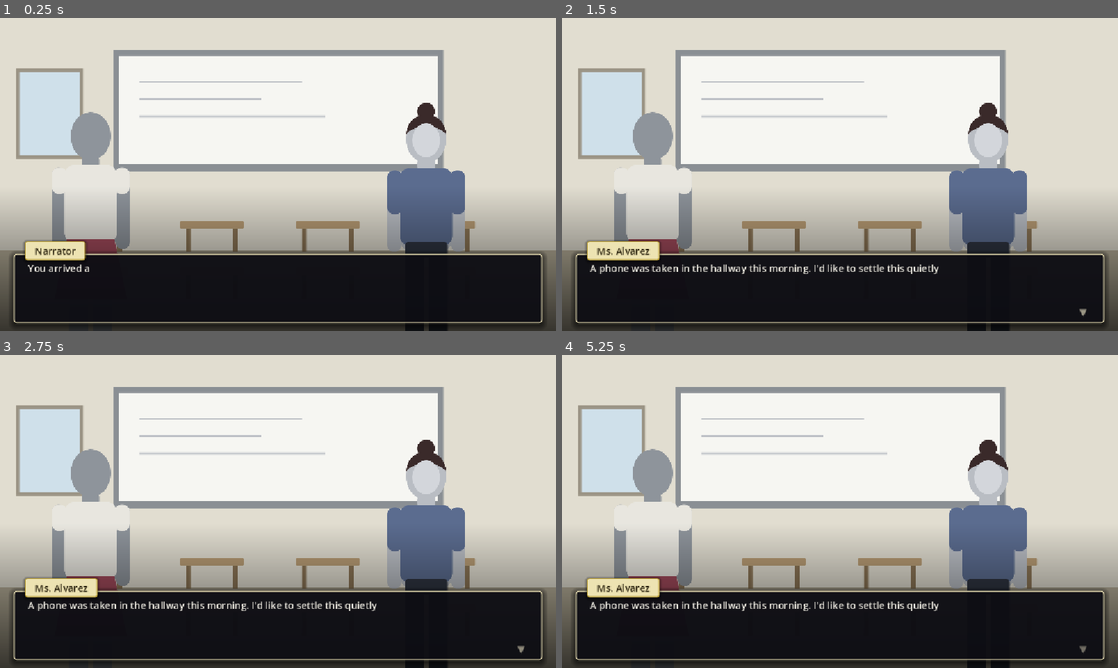
Above: before the commit, frames 1-4 (two rows, left to right).
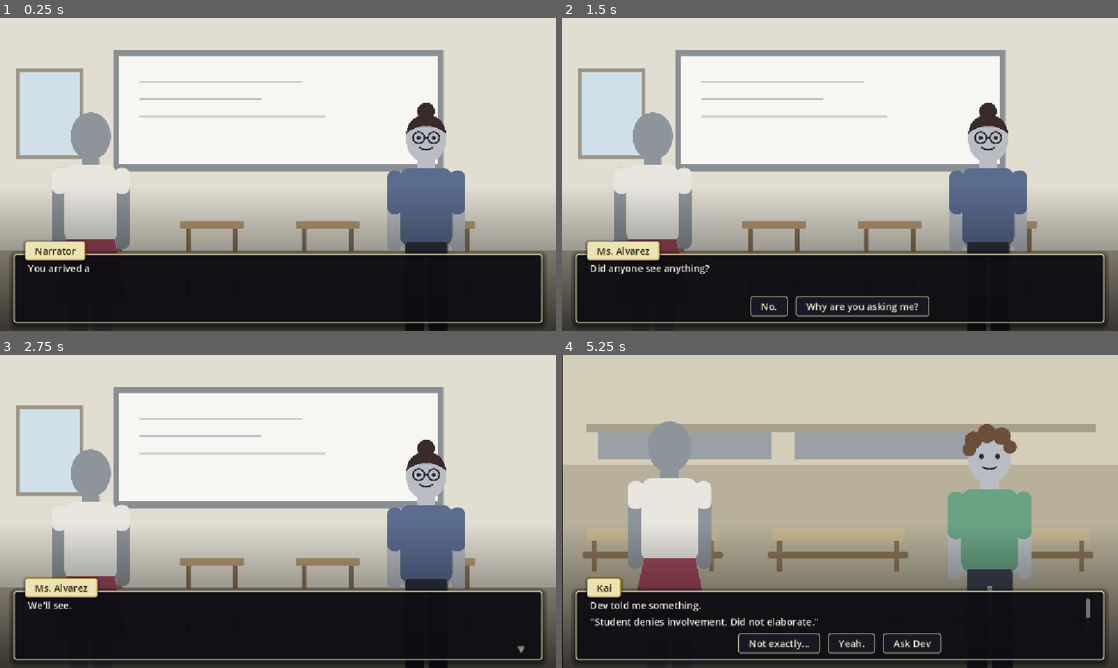
Above: after the commit, the same moments.

Repository: Samsong1018/philosophy
Game: Godot game, scene res://Scenes/scene_four.tscn
Same seed, same stepped clock (60 frames per second), same inputs: the game is played once before the commit and once after it. This scene is started directly instead of the project's main scene.
Inputs (mouse positions are in pixels of both pictures, inside the frame that each line leads up to):
- Up to frame 1 (0.25 s): no input
- Up to frame 2 (1.5 s): tap Enter (ui_accept) at 0.5, 0.77, 1.25 s; move the mouse to (962, 158) at 0.52 s; click (962, 158) at 0.67 s; move the mouse to (728, 190) at 1.27 s; click (728, 190) at 1.42 s
- Up to frame 3 (2.75 s): tap Enter (ui_accept) at 1.52 s; click (205, 642) at 2 s, where only the run after the commit has a clickable "No."
- Up to frame 4 (5.25 s): tap Enter (ui_accept) at 2.75, 3.77, 4.52, 5 s; move the mouse to (895, 442) at 2.77 s; click (895, 442) at 2.92 s; move the mouse to (812, 574) at 3.52 s; click (812, 574) at 3.67 s; move the mouse to (1006, 558) at 4.27 s; click (1006, 558) at 4.42 s; move the mouse to (673, 464) at 5.02 s; click (673, 464) at 5.17 s

The runs differ from the first frame. In frame 1, 0.4% of the frame differs, in the area x 74-80%, y 33-45%; in frame 2, 1.9%; in frame 3, 1.2%; in frame 4, 56%, in the area x 0-100%, y 0-100%.
Error before the commit: Attempt to call function 'ask' in base 'null instance' on a null instance. (res://Scripts/scene_four.gd:17)

Commit message:
ending and some touchups

Diff:
--- a/Scenes/ending.tscn
+++ b/Scenes/ending.tscn
@@ -1,3 +1,99 @@
 [gd_scene format=3 uid="uid://cqj1f1r035oq3"]
 
-[node name="ending" type="Node2D" unique_id=1487618100]
+[ext_resource type="Script" uid="uid://b5it572v04xdv" path="res://Scripts/ending.gd" id="1_ending"]
+[ext_resource type="Texture2D" uid="uid://b0dso3peevpah" path="res://Assets/bg_hallway.svg" id="2_hall"]
+[ext_resource type="Texture2D" uid="uid://mmcqr1nrl2sj" path="res://Assets/char_player_base.svg" id="3_player"]
+[ext_resource type="Texture2D" uid="uid://x5g7a2mhp5f" path="res://Assets/char_rowan.svg" id="4_rowan"]
+[ext_resource type="PackedScene" path="res://Scenes/text_box.tscn" id="5_textbox"]
+
+[node name="ending" type="Node2D" unique_id=1589811159]
+script = ExtResource("1_ending")
+
+[node name="Background" type="Sprite2D" parent="." unique_id=1719975765]
+position = Vector2(576, 324)
+texture = ExtResource("2_hall")
+
+[node name="player" type="Node2D" parent="." unique_id=1899718108]
+visible = false
+position = Vector2(181, 450)
+scale = Vector2(0.615, 0.615)
+
+[node name="body" type="Sprite2D" parent="player" unique_id=260037888]
+texture = ExtResource("3_player")
+
+[node name="clothes" type="Sprite2D" parent="player" unique_id=778526938]
+
+[node name="rowan" type="Node2D" parent="." unique_id=1812982540]
+visible = false
+position = Vector2(908, 456)
+scale = Vector2(0.615, 0.615)
+
+[node name="Sprite2D" type="Sprite2D" parent="rowan" unique_id=820879782]
+texture = ExtResource("4_rowan")
+
+[node name="RowanTags" type="Label" parent="." unique_id=1219194184]
+offset_left = 780.0
+offset_top = 190.0
+offset_right = 1040.0
+offset_bottom = 230.0
+theme_override_colors/font_color = Color(0.1, 0.1, 0.12, 1)
+horizontal_alignment = 1
+
+[node name="Columns" type="ColorRect" parent="." unique_id=1469209819]
+visible = false
+offset_left = 40.0
+offset_top = 24.0
+offset_right = 1112.0
+offset_bottom = 470.0
+color = Color(0.05, 0.05, 0.07, 0.85)
+
+[node name="Did" type="Label" parent="Columns" unique_id=90258579]
+layout_mode = 0
+offset_left = 20.0
+offset_top = 16.0
+offset_right = 350.0
+offset_bottom = 360.0
+autowrap_mode = 3
+
+[node name="Said" type="Label" parent="Columns" unique_id=657553678]
+layout_mode = 0
+offset_left = 371.0
+offset_top = 16.0
+offset_right = 701.0
+offset_bottom = 360.0
+autowrap_mode = 3
+
+[node name="Wrote" type="Label" parent="Columns" unique_id=1203867563]
+layout_mode = 0
+offset_left = 722.0
+offset_top = 16.0
+offset_right = 1052.0
+offset_bottom = 360.0
+autowrap_mode = 3
+
+[node name="Tags" type="Label" parent="Columns" unique_id=575242159]
+layout_mode = 0
+offset_left = 20.0
+offset_top = 380.0
+offset_right = 1052.0
+offset_bottom = 430.0
+autowrap_mode = 3
+
+[node name="Black" type="ColorRect" parent="." unique_id=910122654]
+visible = false
+offset_right = 1152.0
+offset_bottom = 648.0
+color = Color(0, 0, 0, 1)
+
+[node name="Final" type="Label" parent="Black" unique_id=992358145]
+layout_mode = 0
+offset_left = 176.0
+offset_top = 240.0
+offset_right = 976.0
+offset_bottom = 400.0
+theme_override_font_sizes/font_size = 30
+horizontal_alignment = 1
+vertical_alignment = 1
+autowrap_mode = 3
+
+[node name="TextBox" parent="." unique_id=779403502 instance=ExtResource("5_textbox")]
--- a/Scenes/main_screen.tscn
+++ b/Scenes/main_screen.tscn
@@ -1,6 +1,7 @@
 [gd_scene format=3 uid="uid://bdmpsslgpyt0h"]
 
 [ext_resource type="Script" uid="uid://b1gtryouxurqf" path="res://Scripts/main_screen.gd" id="1_p8vjv"]
+[ext_resource type="Texture2D" path="res://Assets/char_player_base.svg" id="2_player"]
 
 [node name="MainScreen" type="Control" unique_id=1058477622]
 layout_mode = 3
@@ -11,6 +12,22 @@
 grow_vertical = 2
 script = ExtResource("1_p8vjv")
 
+[node name="Background" type="ColorRect" parent="."]
+layout_mode = 1
+anchors_preset = 15
+anchor_right = 1.0
+anchor_bottom = 1.0
+grow_horizontal = 2
+grow_vertical = 2
+mouse_filter = 2
+color = Color(0.06, 0.06, 0.08, 1)
+
+[node name="Silhouette" type="Sprite2D" parent="."]
+modulate = Color(1, 1, 1, 0.35)
+position = Vector2(900, 380)
+scale = Vector2(0.7, 0.7)
+texture = ExtResource("2_player")
+
 [node name="Center" type="CenterContainer" parent="."]
 layout_mode = 1
 anchors_preset = 15
@@ -19,9 +36,30 @@
 grow_horizontal = 2
 grow_vertical = 2
 
-[node name="start" type="Button" parent="Center" unique_id=750713841]
+[node name="VBox" type="VBoxContainer" parent="Center"]
+layout_mode = 2
+theme_override_constants/separation = 14
+
+[node name="Title" type="Label" parent="Center/VBox"]
+layout_mode = 2
+theme_override_font_sizes/font_size = 96
+text = "Asked"
+horizontal_alignment = 1
+
+[node name="Subtitle" type="Label" parent="Center/VBox"]
+layout_mode = 2
+theme_override_font_sizes/font_size = 20
+text = "an ordinary school day"
+horizontal_alignment = 1
+
+[node name="Gap" type="Control" parent="Center/VBox"]
+custom_minimum_size = Vector2(0, 28)
+layout_mode = 2
+
+[node name="start" type="Button" parent="Center/VBox" unique_id=750713841]
 custom_minimum_size = Vector2(180, 56)
 layout_mode = 2
+size_flags_horizontal = 4
 text = "Start"
 
-[connection signal="pressed" from="Center/start" to="." method="_on_start_pressed"]
+[connection signal="pressed" from="Center/VBox/start" to="." method="_on_start_pressed"]
--- a/Scenes/scene_four.tscn
+++ b/Scenes/scene_four.tscn
@@ -4,7 +4,7 @@
 [ext_resource type="Script" uid="uid://ckcrlxsy1p0ao" path="res://Scripts/scene_four.gd" id="1_7u0en"]
 [ext_resource type="PackedScene" path="res://Scenes/text_box.tscn" id="2_kalhj"]
 [ext_resource type="Texture2D" uid="uid://mmcqr1nrl2sj" path="res://Assets/char_player_base.svg" id="3_kalhj"]
-[ext_resource type="Texture2D" uid="uid://b1ddwjnu1a764" path="res://Assets/char_alvarez_blank.svg" id="5_scx37"]
+[ext_resource type="Texture2D" uid="uid://d4lkl564lft5i" path="res://Assets/char_alvarez.svg" id="5_scx37"]
 
 [node name="scene_four" type="Node2D" unique_id=1027449073]
 script = ExtResource("1_7u0en")
--- /dev/null
+++ b/Scripts/ending.gd
@@ -0,0 +1,63 @@
+extends Node2D
+
+func _ready() -> void:
+	if player.state["clothes"] == 1:
+		$player/clothes.texture = load("res://Assets/char_player_outfit_jeans_tshirt.svg")
+	elif player.state["clothes"] == 0:
+		$player/clothes.texture = load("res://Assets/char_player_outfit_skirt_tshirt.svg")
+
+	# what the day kept: three versions of the same life, side by side
+	$Columns/Did.text = "WHAT YOU DID\n\n" + "\n".join(player.state["actions"])
+	$Columns/Said.text = "WHAT YOU SAID\n\n" + "\n".join(player.state["accounts"])
+	$Columns/Wrote.text = "WHAT THEY WROTE\n\n" + "\n".join(player.state["record"])
+	var tags = []
+	for tag in player.state["tags"]:
+		tags.append(tag + " (" + player.state["tag_sources"].get(tag, "unknown") + ")")
+	$Columns/Tags.text = "Tags: " + ", ".join(tags)
+	$Columns.visible = true
+	await $TextBox.say("??", "Here is what the day kept.")
+	$Columns.visible = false
+
+	# never shown, never recoverable
+	await $TextBox.say("", "Closet stocked by: [unrecoverable]\nWhat your hand knew before you decided: [unrecoverable]\nBefore this morning: [unrecoverable]")
+
+	# the question again, any answer is accepted and none is scored
+	var answer = await $TextBox.ask("??", "That is the what. Now: who are you?")
+	player.state["accounts"].append(answer)
+	await $TextBox.say("??", "That has been given away. You do not get to decide what the next one hears.")
+
+	# role flip: the player's own words come back changed
+	$player.visible = true
+	$rowan.visible = true
+	var said = player.first_clause(answer)
+	for lead in ["i am ", "i'm ", "im "]:
+		if said.to_lower().begins_with(lead):
+			said = said.substr(lead.length())
+	if said == "":
+		await $TextBox.say("Rowan", "Someone told me you wouldn't say.")
+	else:
+		await $TextBox.say("Rowan", "Someone told me you're " + said + ".")
+	await $TextBox.say("Rowan", "I'm new. They said you'd know where things are.")
+
+	var first = await $TextBox.ask("You", "...", ["What are you? Grade, schedule, anything?", "Who are you?", "I'll show you around."])
+	if first == 0:
+		await $TextBox.say("Rowan", "Sophomore. Schedule's in my bag.")
+		$RowanTags.text = "sophomore"
+		await $TextBox.say("Narrator", "You gave them the first question you were given.")
+	elif first == 1:
+		await $TextBox.say("Rowan", "I'm not sure how to say yet. Ask me tomorrow?")
+		await $TextBox.say("Narrator", "You did not need to know who they were to owe them something.")
+	else:
+		await $TextBox.say("Rowan", "Okay.")
+		await $TextBox.say("Narrator", "You offered a place before you asked for an account.")
+
+	# which door
+	await $TextBox.ask("Rowan", "Where's the bathroom?", ["GIRLS", "BOYS", "The single-stall by the nurse's office"])
+	player.state["actions"].append("Told Rowan which door.")
+	await $TextBox.say("Narrator", "You are now one of the people who tells them which door.")
+
+	$Black.visible = true
+	$TextBox.visible = false
+	$Black/Final.text = "You will never finish giving an account of yourself. Someone is waiting to hear it anyway."
+
+	scene_manager.change_scene("res://Scenes/main_screen.tscn")
--- a/Scripts/god_one.gd
+++ b/Scripts/god_one.gd
@@ -15,6 +15,6 @@
 		await $TextBox.say("??", "Those are the words you have. Who gave them to you?")
 		await $TextBox.say("??", "You will be asked again. Not by me.")
 	else:
-		await $TextBox.say("Silence is also an answer. I heart it.")
+		await $TextBox.say("??", "Silence is also an answer. I heard it.")
 
 	scene_manager.change_scene("res://Scenes/scene_four.tscn")
--- a/Scripts/player.gd
+++ b/Scripts/player.gd
@@ -2,6 +2,6 @@
 
 func _ready() -> void:
 	if player.state["clothes"] == 1:
-		$player/clothes.texture = load("res://Assets/char_player_outfit_jeans_tshirt.svg")
+		$clothes.texture = load("res://Assets/char_player_outfit_jeans_tshirt.svg")
 	elif player.state["clothes"] == 0:
-		$player/clothes.texture = load("res://Assets/char_player_outfit_skirt_tshirt.svg")
+		$clothes.texture = load("res://Assets/char_player_outfit_skirt_tshirt.svg")
--- a/Scripts/scene_five.gd
+++ b/Scripts/scene_five.gd
@@ -8,27 +8,38 @@
 
 	await $TextBox.say("Narrator", "You get in line for lunch. Everyone seems to be sitting by gender.")
 	$kai.visible = true
-	await $TextBox.ask("Kai", "(Kai moves his bag from next to him.)\nI'm not asking which table you're from. Who are you?", [])
+	var who = await $TextBox.ask("Kai", "(Kai moves his bag from next to him.)\nI'm not asking which table you're from. Who are you?", [])
+	player.state["accounts"].append(who)
 	await $TextBox.say("Narrator", "Nothing on your silhouette changes. This time, no one was keeping count.")
 
 	var response = 0
-	var question = "Dev told me something. That you " + player.state["record"][player.state["record"].length() - 1] + "I only know what I heard. Tell me the rest."
+	var record = player.state["record"]
+	var heard = record[-1] if record.size() > 0 else "Student was in the hallway this morning."
+	var question = "Dev told me something.\n\"" + heard + "\"\nI only know what I heard. Tell me the rest."
 	response = await $TextBox.ask("Kai", question, ["Not exactly...", "Yeah.", "Ask Dev"])
 
 	if response == 0:
 		var retelling = await $TextBox.ask("You", "What actually happened... ", [])
 		player.state["accounts"].append(retelling)
-		await $TextBox.say("Kai", "Ok that makes sense")
+		var repeated = player.retell(retelling)
+		player.state["record"].append(repeated)
+		await $TextBox.say("Kai", "Ok, so: " + repeated)
 	elif response == 1:
-		$TextBox.say("Kai", "Okay.")
+		await $TextBox.say("Kai", "Okay.")
 	elif response == 2:
-		$TextBox.say("Kai", "*laughs*")
+		await $TextBox.say("Kai", "*laughs*")
 
+	# Kai's word sticks as a tag, no accept/rework/refuse for this one
+	var word = "brave"
 	if player.state["reads"]["conduct"] <= -2:
+		word = "stubborn"
 		await $TextBox.say("Kai", "You're stubborn. I mean it nicely")
 	elif player.state["reads"]["conduct"] >= 2:
+		word = "careful"
 		await $TextBox.say("Kai", "You're careful. Like you check twice.")
 	else:
 		await $TextBox.say("Kai", "You seem braver than you look.")
+	player.state["tags"].append(word)
+	player.state["tag_sources"][word] = "Kai, lunch"
 
 	scene_manager.change_scene("res://Scenes/ending.tscn")
--- a/Scripts/scene_four.gd
+++ b/Scripts/scene_four.gd
@@ -8,29 +8,34 @@
 
 	await $TextBox.say("Narrator", "You arrived at first period...")
 	await $TextBox.say("Ms. Alvarez", "A phone was taken in the hallway this morning. I'd like to settle this quietly")
-	var response = 0
-	if player.state["phone"] == true:
-		response = await $TextBox.ask("Ms. Alvarez", "(she looks at you) Was it you?", ["I picked it up to give it back.", "No.", "Why are you asking me?"])
-	elif player.state["phone"] == false and player.state["reads"]["conduct"] <= -1:
-		response = await $TextBox.ask("Ms. Alvarez", "(she looks at you) Was it you?", ["I picked it up to give it back.", "No.", "Why are you asking me?"])
-	else:
-		response = await $Textbox.ask("Ms. Alvarez", "Did anyone see anything?", ["I picked it up to give it back.", "No.", "Why are you asking me?"])
+	# options are built conditionally, so match on the text, not the index
+	var options = ["No.", "Why are you asking me?"]
+	if player.state["phone"]:
+		options.insert(0, "I picked it up to give it back.")
 
-	if response == 0:
-		player.state["reads"]["conduct"] += 1
-		player.state["accounts"].append("Student admits to taking the phone")
-	elif response == 1 and player.state["phone"] == true:
-		await $TextBox.say("Narrator", "That is not the whole story, and you both know it")
-		player.state["reads"]["conduct"] -= 1
-		player.state["accounts"].append("Student denies involvement, Did not elaborate")
-	elif response == 1 and player.state["phone"] == false:
-		player.state["reads"]["conduct"] -= 1
-		await $TextBox.say("Ms. Alvarez", "We'll see")
-		player.state["accounts"].append("Student became defensive")
-	elif response == 2:
-		player.state["reads"]["conduct"] -= 1
-		player.state["reads"]["belong"] += 1
-		player.state["friction"] += 1
+	var question = "(she looks at you) Was it you?"
+	if not player.state["phone"] and player.state["reads"]["conduct"] > -1:
+		# never created friction, so you're a witness, not a suspect
+		question = "Did anyone see anything?"
+
+	var pick = await $TextBox.ask("Ms. Alvarez", question, options)
+	match options[pick]:
+		"I picked it up to give it back.":
+			player.state["reads"]["conduct"] += 1
+			player.state["record"].append("Student admits to taking the phone.")
+			await $TextBox.say("Ms. Alvarez", "Then give it back.")
+		"No.":
+			player.state["record"].append("Student denies involvement. Did not elaborate.")
+			if player.state["phone"]:
+				player.state["reads"]["conduct"] -= 1
+				await $TextBox.say("Narrator", "That is not the whole story, and you both know it.")
+			else:
+				await $TextBox.say("Ms. Alvarez", "We'll see.")
+		"Why are you asking me?":
+			player.state["reads"]["conduct"] -= 1
+			player.state["reads"]["belong"] += 1
+			player.state["friction"] += 1
+			player.state["record"].append("Student became defensive.")
 
 	if player.state["reads"]["conduct"] <= -3:
 		player.state["record"].append("Detention Slip")
--- a/Scripts/scene_one.gd
+++ b/Scripts/scene_one.gd
@@ -7,10 +7,12 @@
 	if pick == 0:
 		player.state["reads"]["gender"] += 1
 		player.state["clothes"] = 1
+		player.state["actions"].append("Chose the jeans.")
 		$Player/Clothes.texture = load("res://Assets/char_player_outfit_jeans_tshirt.svg")
 	else:
 		player.state["reads"]["gender"] -= 1
 		player.state["clothes"] = 0
+		player.state["actions"].append("Chose the skirt.")
 		$Player/Clothes.texture = load("res://Assets/char_player_outfit_skirt_tshirt.svg")
 
 	# reflex_state 1 = hand goes to the jeans first, 0 = the skirt
--- a/Scripts/scene_three.gd
+++ b/Scripts/scene_three.gd
@@ -18,15 +18,18 @@
 	# side matches the sign of the gender read, girls = -1, boys = 1
 	var gender = player.state["reads"]["gender"]
 	var tag = "girl" if side == -1 else "boy"
+	player.state["actions"].append("Went through the " + tag + "s' door.")
 	if gender * side < 0:
 		# opposite read
 		player.state["reads"]["gender"] += side * 2
 		player.state["reads"]["belong"] -= 1
+		player.state["reads"]["conduct"] -= 1
 		player.state["friction"] += 2
 		# the tag no longer fits, swap it for ??
 		for old in ["boy", "girl"]:
 			if old in player.state["tags"]:
 				player.state["tags"][player.state["tags"].find(old)] = "??"
+				player.state["tag_sources"]["??"] = "the sink"
 		await $TextBox.say("Student", "Uh. Wrong one?")
 	elif gender * side > 0:
 		# leading read
@@ -34,6 +37,7 @@
 		player.state["reads"]["belong"] += 1
 		if not tag in player.state["tags"]:
 			player.state["tags"].append(tag)
+			player.state["tag_sources"][tag] = "the sink, Room 114"
 		await $TextBox.say("Narrator", "Nothing happens. That is how you know it went right")
 		var pronoun = "she" if side == -1 else "he"
 		await $TextBox.say("Other Student", "(To another student) Hey is " + pronoun + " in your chem class?")
--- a/Scripts/scene_two.gd
+++ b/Scripts/scene_two.gd
@@ -18,6 +18,7 @@
 	var reply = await $TextBox.ask("Dev", question, ["> Yeah.", "> Why does it matter?", "> Depends who's asking."])
 	if reply == 0:
 		# confirm
+		player.state["reads"]["belong"] += 1
 		if player.state["reads"]["gender"] == 1:
 			player.state["reads"]["gender"] += 1
 		elif player.state["reads"]["gender"] == -1:
@@ -37,6 +38,7 @@
 	var pickup = await $TextBox.ask("You", "You notice a phone lying on the ground. Do you pick it up?", ["Yes", "No"])
 	if pickup == 0:
 		player.state["phone"] = true
+		player.state["actions"].append("Picked up a phone.")
 		$Phone.visible = false
 	else:
 		player.state["phone"] = false
@@ -49,6 +51,7 @@
 		var relation = await $TextBox.ask("???", "You just received a new tag: " + tag + ". Do you choose to accept?", ["Accept", "Rework", "Refuse"])
 		if relation == 0:
 			player.state["tags"].append(tag)
+			player.state["tag_sources"][tag] = "Dev, hallway"
 		else:
 			# TODO: rework should let the player type a replacement word (max 3 words),
 			# refuse should hide the tag and cost belong -1. Both just halve the read for now
--- a/Scripts/text_box.gd
+++ b/Scripts/text_box.gd
@@ -58,7 +58,7 @@
 	var row = HBoxContainer.new()
 	input_field = LineEdit.new()
 	input_field.size_flags_horizontal = Control.SIZE_EXPAND_FILL
-	input_field.placeholder_text = "Type your answer..."
+	input_field.placeholder_text = "Type your answer (or leave it blank)..."
 	input_field.max_length = MAX_INPUT_LENGTH
 	var submit = Button.new()
 	submit.text = "Submit"
@@ -73,9 +73,8 @@
 func _submit_text() -> void:
 	if not locked or input_field == null:
 		return
+	# empty is a valid answer (silence), so no check on the value
 	var value = input_field.text.strip_edges()
-	if value == "":
-		return
 	locked = false
 	_clear_choices()
 	chosen.emit(value)
--- a/Scripts/you.gd
+++ b/Scripts/you.gd
@@ -11,6 +11,7 @@
 	"clothes": 0,
 	"friction": 0,
 	"tags": [],
+	"tag_sources": {},
 	"accounts": [],
 	"actions": [],
 	"record": [],
@@ -19,3 +20,19 @@
 
 func _ready() -> void:
 	state["reflex_state"] = randi_range(0, 1)
+
+# what NPCs repeat back: only the first clause survives, the qualifiers are dropped
+func first_clause(text: String) -> String:
+	var clause = text
+	for cut in [",", ";", ".", " but ", " because ", " though "]:
+		var at = clause.find(cut)
+		if at > 0:
+			clause = clause.substr(0, at)
+	return clause.strip_edges()
+
+# "Student claims ..." version of something the player said (goes in record)
+func retell(text: String) -> String:
+	var clause = first_clause(text)
+	if clause == "":
+		return "Student claims nothing."
+	return "Student claims " + clause + "."
Not shown, added: Scripts/ending.gd.uid
